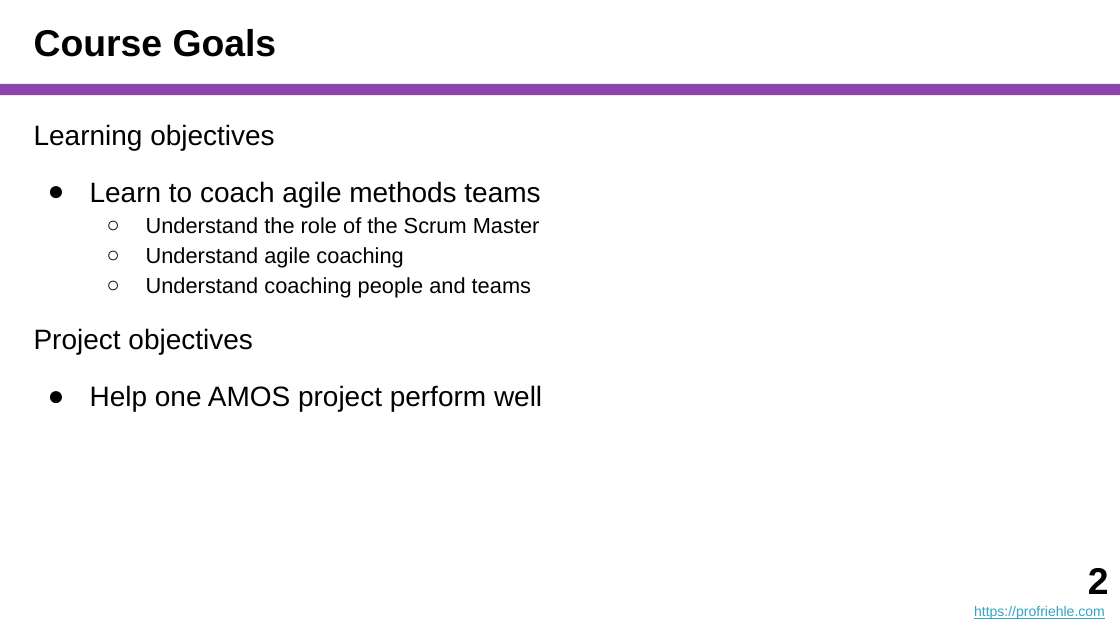
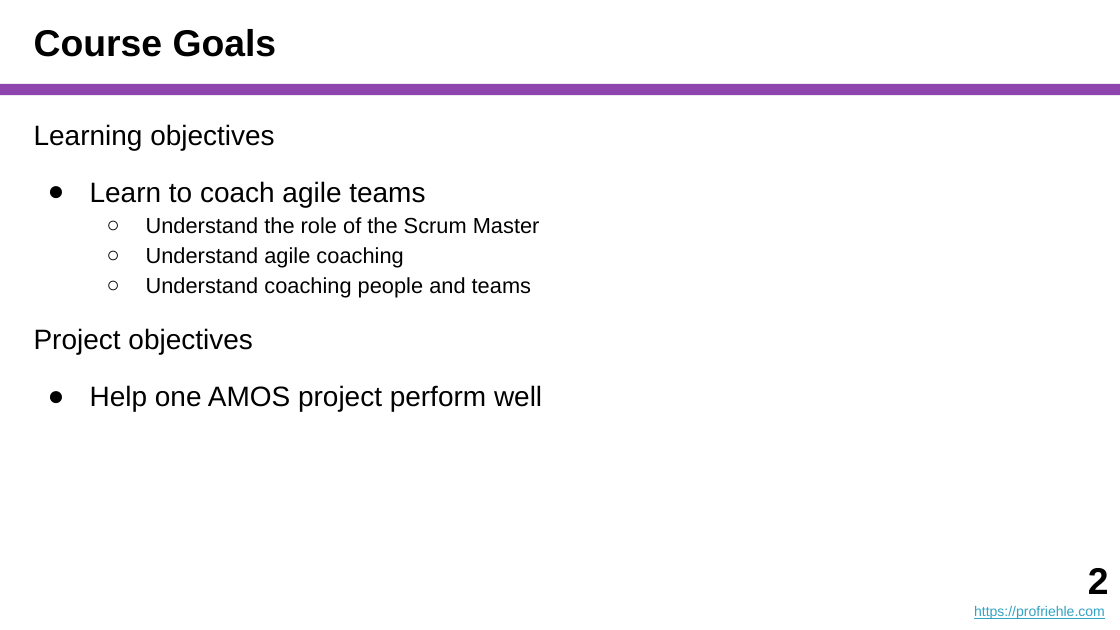
Before and after one commit to dirkriehle/coach-course, a slide deck: slide 2 of Lecture Slides/COACH A01 - Introduction.pptx. Drawn at 1120x630 pixels with LibreOffice and Linux fonts; fonts in the diff are those of the drawing. Boxes give left, top, right and bottom in pixels: in the first picture for what was removed or moved away, otherwise in the second. Text is boxed around its words. In the diff, an @@ line names an element or a change of style, - is before the commit and + after.

```diff
--- a/Lecture Slides/COACH A01 - Introduction.pptx
+++ b/Lecture Slides/COACH A01 - Introduction.pptx
@@ text at (90, 181, 425, 207): text changed @@
-● Learn to coach agile methods teams
+● Learn to coach agile teams
```
Also in this commit, not shown: 1 other slide changed, 5 other files.
